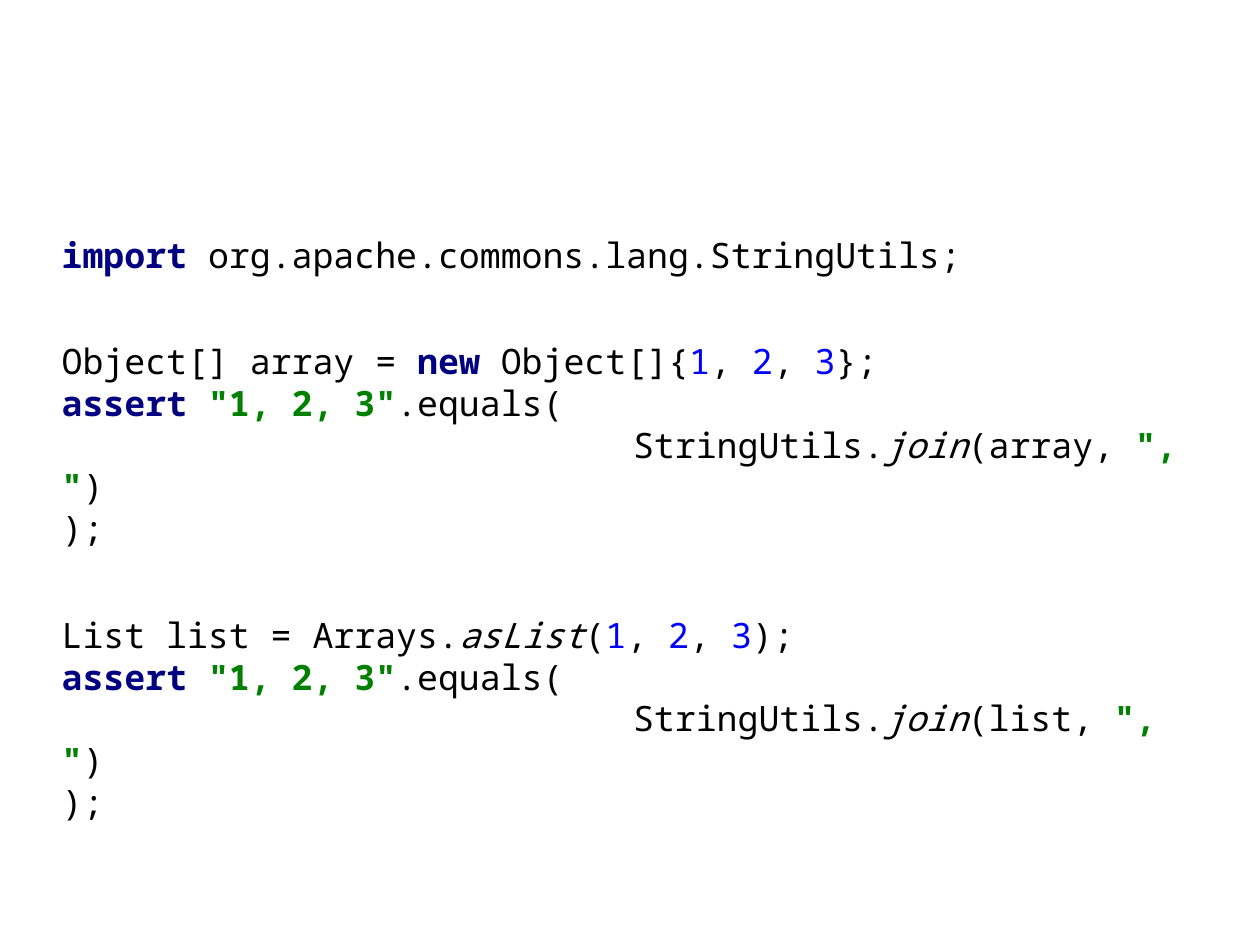
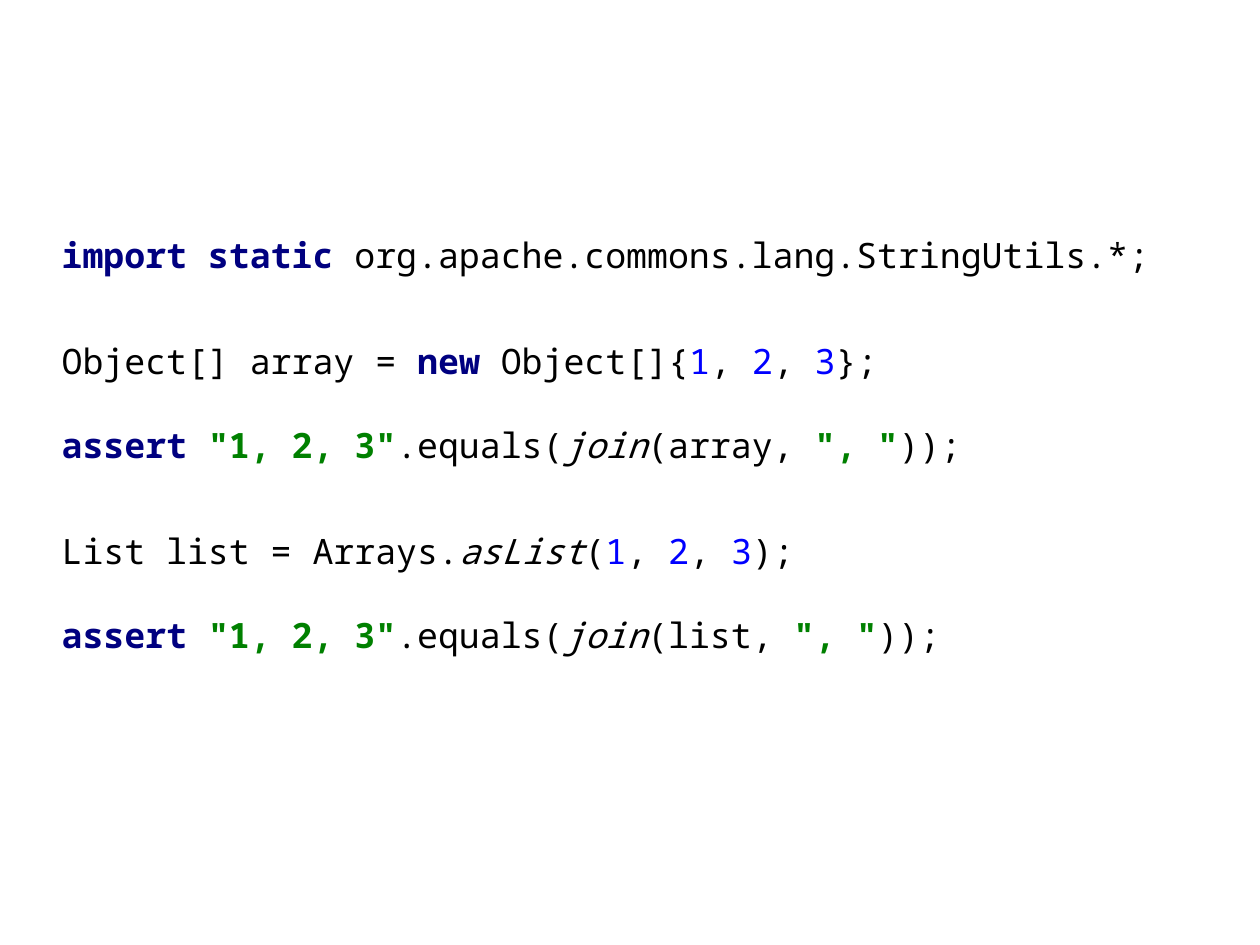
Before and after one commit to HamletDRC/presentations, a slide deck: slide 13 of javaboilerplatebusters/BoilerPlateBusters_33rdDegree.odp (slide 15 before the commit). Drawn at 1260x945 pixels with LibreOffice and Linux fonts; fonts in the diff are those of the drawing; background and template pictures are left out. Boxes give left, top, right and bottom in pixels: in the first picture for what was removed or moved away, otherwise in the second. Text is boxed around its words. In the diff, an @@ line names an element or a change of style, - is before the commit and + after.

```diff
--- a/javaboilerplatebusters/BoilerPlateBusters_33rdDegree.odp
+++ b/javaboilerplatebusters/BoilerPlateBusters_33rdDegree.odp
@@ subtitle at <box>62,241,1149,467</box>: text changed @@
-import org.apache.commons.lang.StringUtils;
-Object[] array = new Object[]{1, 2, 3};
-assert "1, 2, 3".equals(
-StringUtils.join(array, ", ")
-);
+import static org.apache.commons.lang.StringUtils.*;
+Object[] array = new Object[]{1, 2, 3};
+assert "1, 2, 3".equals(join(array, ", "));
@@ subtitle at <box>62,621,772,657</box>: text changed @@
-assert "1, 2, 3".equals(
-StringUtils.join(list, ", ")
-);
+assert "1, 2, 3".equals(join(list, ", "));
```
Also in this commit, not shown: 29 other slides changed, 1 slide added, 2 slides removed.
